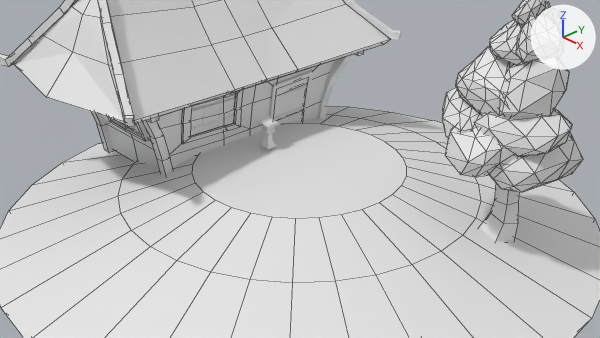
What one commit did to the Blender file low-poly-landscape.blend.
One viewpoint serves both versions: the file's camera 'Camera'. Arrows for +X, +Y and +Z are at upper right; the lights stay in place. Mesh edges are drawn as thin lines on the coarser meshes.
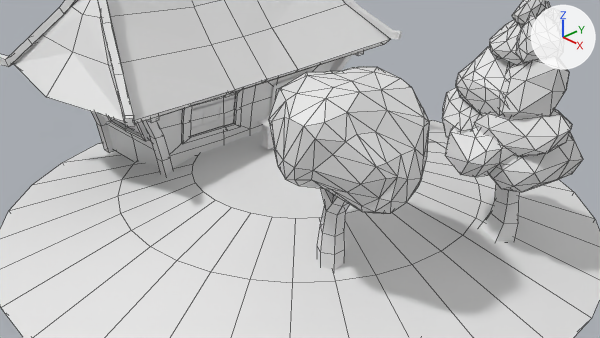
The change, as a diff of the scene's bpy script:
```diff
--- a/low-poly-landscape.blend.py
+++ b/low-poly-landscape.blend.py
@@ me_cylinder_002 @@
+me_cylinder_002.from_pydata(...)  # 123 vertices, 241 faces; spans x -2.41..2.71, y -2.13..2.28, z -1.24..2.45
@@ me_cylinder_001 @@
+me_cylinder_001.from_pydata(...)  # 48 vertices, 44 faces; spans x -1.56..2.57, y -1.22..1.0, z -1.0..7.24
@@ ob_cylinder_002 @@
+ob_cylinder_002 = bpy.data.objects.new('Cylinder.002', me_cylinder_002)
+ob_cylinder_002.location = (1.867, -1.257, 1.242)
+ob_cylinder_002.scale = (0.365, 0.365, 0.365)
@@ ob_cylinder_001 @@
+ob_cylinder_001 = bpy.data.objects.new('Cylinder.001', me_cylinder_001)
+ob_cylinder_001.location = (1.757, -1.167, -0.182)
+ob_cylinder_001.scale = (0.16, 0.16, 0.16)
```

Pixel boxes [x1, y1, x2, y2] of what changed, in the pictures (600 x 338 px):
'Cylinder.002', added
    after: [269, 66, 429, 214]
'Cylinder.001', added
    after: [317, 188, 350, 270]
'Cube.041', unchanged, covered by the edit
    before: [274, 78, 308, 127]
